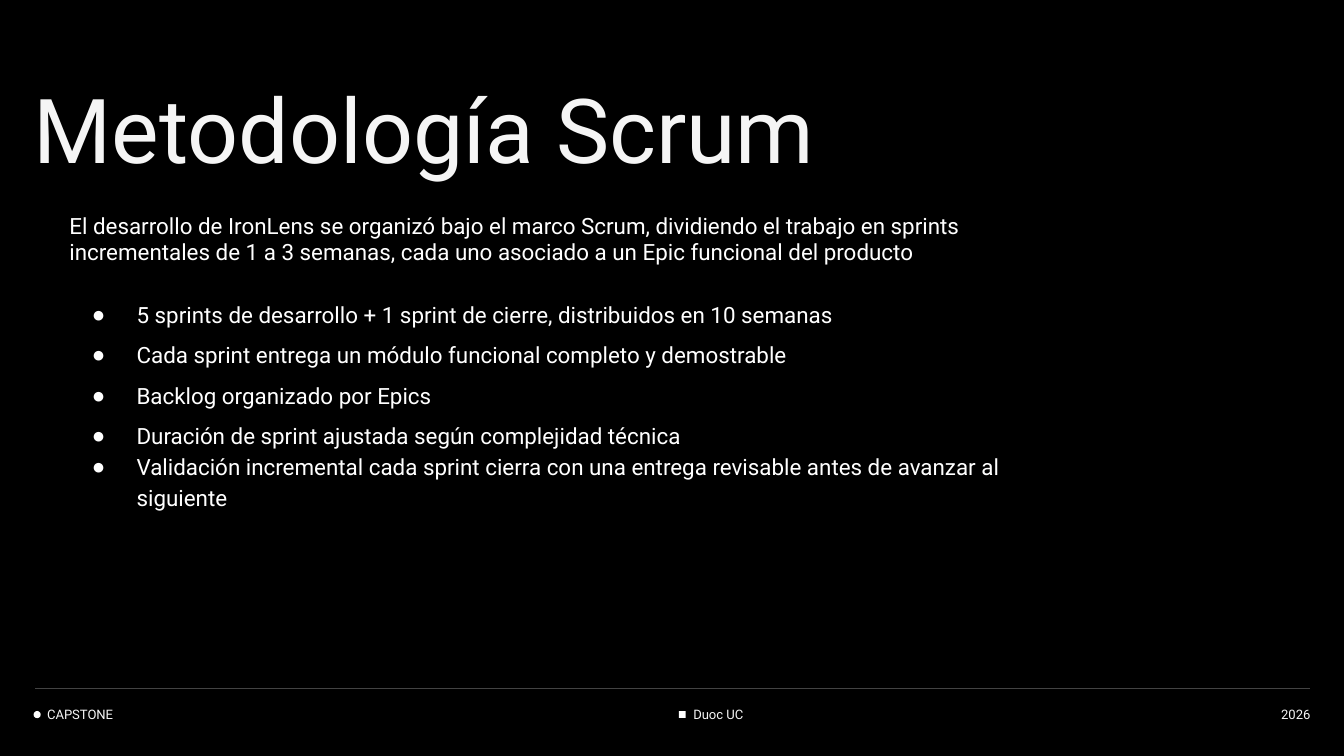
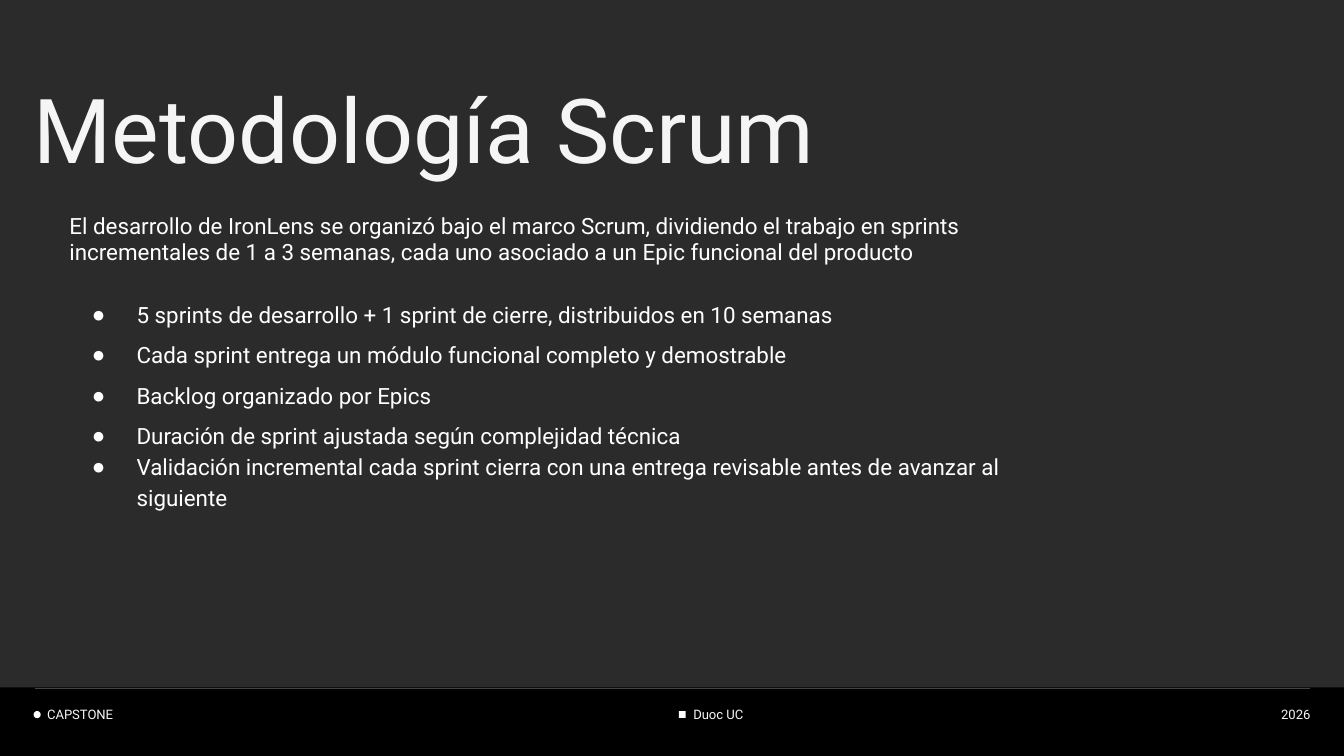
Before and after one commit to daniace1/capstone, a slide deck: slide 7 of Fase 2/Copia de Presentación Proyecto V2 (1).pptx (slide 8 before the commit). Drawn at 1344x756 pixels with LibreOffice and Linux fonts; fonts in the diff are those of the drawing; background and template pictures are left out; a plain dark background stands for a picture behind light text. Boxes give left, top, right and bottom in pixels: in the first picture for what was removed or moved away, otherwise in the second. Text is boxed around its words. In the diff, an @@ line names an element or a change of style, - is before the commit and + after.

```diff
--- a/Fase 2/Copia de Presentación Proyecto V2 (1).pptx
+++ b/Fase 2/Copia de Presentación Proyecto V2 (1).pptx
@@ background #000000 to picture (left out) @@
@@ rectangle added at [0, 687, 1344, 755], fill #000000 @@
```
Also in this commit, not shown: 9 other slides changed, 1 slide removed.
